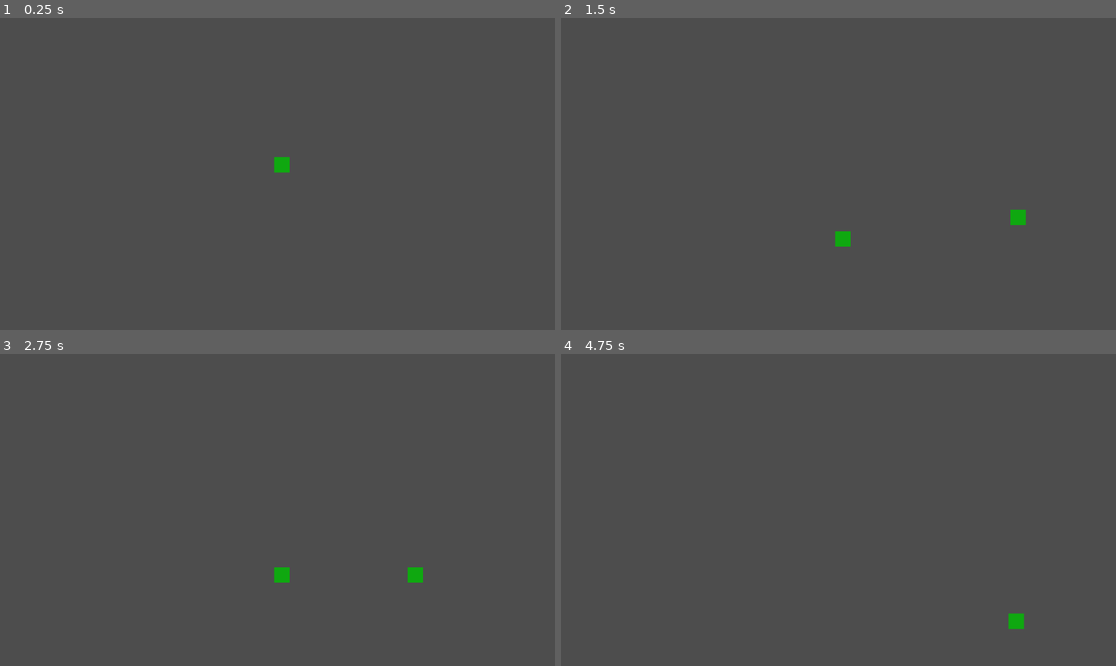
Above: before the commit, frames 1-4 (two rows, left to right).
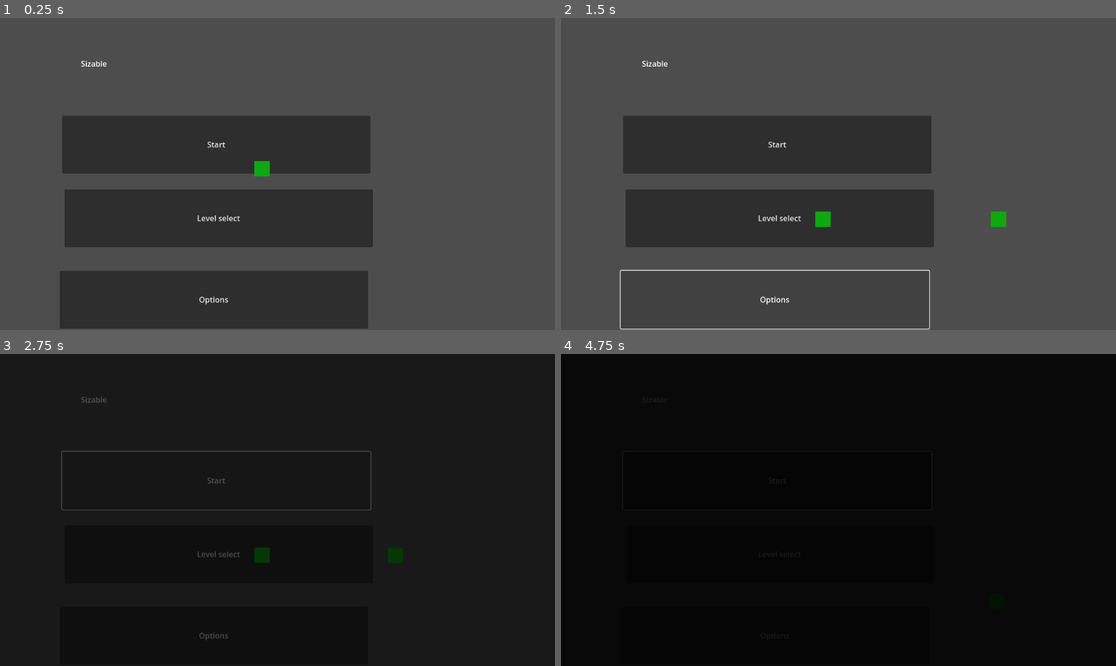
Above: after the commit, the same moments.

Repository: E-Be/GMTK_GJ2024
Game: Godot game, scene res://scenes/world.tscn
Same seed, same stepped clock (60 frames per second), same inputs: the game is played once before the commit and once after it.
Inputs (mouse positions are in pixels of both pictures, inside the frame that each line leads up to):
- Up to frame 1 (0.25 s): no input
- Up to frame 2 (1.5 s): click (777, 217) at 0.5 s, where only the run after the commit has a clickable "Level select"; click (777, 298) at 1.25 s, where only the run after the commit has a clickable "Options"
- Up to frame 3 (2.75 s): click (216, 481) at 2 s, where only the run after the commit has a clickable "Start"
- Up to frame 4 (4.75 s): click (777, 481) at 2.75 s, where only the run after the commit has a clickable "Start"; move the mouse to (960, 494) at 3.52 s; hold D (move_right) from 3.53 s (still down); tap S (look_down) at 3.6 s; tap Space (jump) at 3.77, 4.52 s; move the mouse to (727, 525) at 4.27 s; tap W (look_up) at 4.35 s

The runs differ from the first frame. In frame 1, 31% of the frame differs, in the area x 10-68%, y 13-100%; in frame 2, 21%; in frame 3, 99%; in frame 4, 100%, in the area x 0-100%, y 0-100%.

Commit message:
Beggining of scene manager

Diff:
--- /dev/null
+++ b/autoload/scene_manager.gd
@@ -0,0 +1,17 @@
+extends CanvasLayer
+
+@onready var animation_player = $AnimationPlayer
+@onready var color_rect = $ColorRect
+
+func _ready():
+	setVisible(false)
+
+func transition():
+	setVisible(true)
+	animation_player.play("fade_to_black")
+
+func setVisible(visible: bool):
+	color_rect.visible = visible
+
+func fadeToNormal():
+	animation_player.play("fade_to_transparent")
--- /dev/null
+++ b/autoload/scene_manager.tscn
@@ -0,0 +1,100 @@
+[gd_scene load_steps=6 format=3 uid="uid://cubbr7uyh7tei"]
+
+[ext_resource type="Script" path="res://autoload/scene_manager.gd" id="1_o1r04"]
+
+[sub_resource type="Animation" id="Animation_mj67u"]
+length = 0.001
+tracks/0/type = "value"
+tracks/0/imported = false
+tracks/0/enabled = true
+tracks/0/path = NodePath("ColorRect:color")
+tracks/0/interp = 1
+tracks/0/loop_wrap = true
+tracks/0/keys = {
+"times": PackedFloat32Array(0),
+"transitions": PackedFloat32Array(1),
+"update": 0,
+"values": [Color(0, 0, 0, 0)]
+}
+
+[sub_resource type="Animation" id="Animation_bkm1d"]
+resource_name = "fade_to_black"
+length = 1.5
+tracks/0/type = "value"
+tracks/0/imported = false
+tracks/0/enabled = true
+tracks/0/path = NodePath("ColorRect:color")
+tracks/0/interp = 1
+tracks/0/loop_wrap = true
+tracks/0/keys = {
+"times": PackedFloat32Array(0, 1),
+"transitions": PackedFloat32Array(1, 1),
+"update": 0,
+"values": [Color(0, 0, 0, 0), Color(0, 0, 0, 1)]
+}
+tracks/1/type = "method"
+tracks/1/imported = false
+tracks/1/enabled = true
+tracks/1/path = NodePath(".")
+tracks/1/interp = 1
+tracks/1/loop_wrap = true
+tracks/1/keys = {
+"times": PackedFloat32Array(1.5),
+"transitions": PackedFloat32Array(1),
+"values": [{
+"args": [],
+"method": &"fadeToNormal"
+}]
+}
+
+[sub_resource type="Animation" id="Animation_ps68r"]
+resource_name = "fade_to_transparent"
+tracks/0/type = "value"
+tracks/0/imported = false
+tracks/0/enabled = true
+tracks/0/path = NodePath("ColorRect:color")
+tracks/0/interp = 1
+tracks/0/loop_wrap = true
+tracks/0/keys = {
+"times": PackedFloat32Array(0, 1),
+"transitions": PackedFloat32Array(1, 1),
+"update": 0,
+"values": [Color(0, 0, 0, 1), Color(0, 0, 0, 0)]
+}
+tracks/1/type = "method"
+tracks/1/imported = false
+tracks/1/enabled = true
+tracks/1/path = NodePath(".")
+tracks/1/interp = 1
+tracks/1/loop_wrap = true
+tracks/1/keys = {
+"times": PackedFloat32Array(1),
+"transitions": PackedFloat32Array(1),
+"values": [{
+"args": [false],
+"method": &"setVisible"
+}]
+}
+
+[sub_resource type="AnimationLibrary" id="AnimationLibrary_cx055"]
+_data = {
+"RESET": SubResource("Animation_mj67u"),
+"fade_to_black": SubResource("Animation_bkm1d"),
+"fade_to_transparent": SubResource("Animation_ps68r")
+}
+
+[node name="TransitionScreen" type="CanvasLayer"]
+script = ExtResource("1_o1r04")
+
+[node name="ColorRect" type="ColorRect" parent="."]
+anchors_preset = 15
+anchor_right = 1.0
+anchor_bottom = 1.0
+grow_horizontal = 2
+grow_vertical = 2
+color = Color(0, 0, 0, 0)
+
+[node name="AnimationPlayer" type="AnimationPlayer" parent="."]
+libraries = {
+"": SubResource("AnimationLibrary_cx055")
+}
--- a/project.godot
+++ b/project.godot
@@ -14,6 +14,10 @@
 run/main_scene="res://scenes/world.tscn"
 config/features=PackedStringArray("4.2", "GL Compatibility")
 config/icon="res://icon.svg"
+
+[autoload]
+
+SceneManager="*res://autoload/scene_manager.tscn"
 
 [input]
 
--- /dev/null
+++ b/scenes/title_screen.tscn
@@ -0,0 +1,51 @@
+[gd_scene load_steps=3 format=3 uid="uid://6xf46usgtirp"]
+
+[ext_resource type="Script" path="res://scripts/title_screen.gd" id="1_be6yt"]
+
+[sub_resource type="Theme" id="Theme_68fwr"]
+
+[node name="TitleScreen" type="Control"]
+layout_mode = 3
+anchors_preset = 15
+anchor_right = 1.0
+anchor_bottom = 1.0
+grow_horizontal = 2
+grow_vertical = 2
+script = ExtResource("1_be6yt")
+
+[node name="Label" type="Label" parent="."]
+layout_mode = 0
+offset_left = 168.0
+offset_top = 83.0
+offset_right = 222.0
+offset_bottom = 106.0
+text = "Sizable"
+
+[node name="StartButton" type="Button" parent="."]
+layout_mode = 0
+offset_left = 129.0
+offset_top = 203.0
+offset_right = 769.0
+offset_bottom = 323.0
+theme = SubResource("Theme_68fwr")
+text = "Start"
+
+[node name="Button2" type="Button" parent="."]
+layout_mode = 0
+offset_left = 134.0
+offset_top = 356.0
+offset_right = 774.0
+offset_bottom = 476.0
+text = "Level select
+"
+
+[node name="Button3" type="Button" parent="."]
+layout_mode = 0
+offset_left = 124.0
+offset_top = 525.0
+offset_right = 764.0
+offset_bottom = 645.0
+text = "Options
+"
+
+[connection signal="pressed" from="StartButton" to="." method="_on_start_button_pressed"]
--- a/scenes/world.tscn
+++ b/scenes/world.tscn
@@ -1,18 +1,20 @@
-[gd_scene load_steps=3 format=3 uid="uid://53yh466f45gl"]
+[gd_scene load_steps=4 format=3 uid="uid://53yh466f45gl"]
 
+[ext_resource type="PackedScene" uid="uid://6xf46usgtirp" path="res://scenes/title_screen.tscn" id="1_3mt1e"]
 [ext_resource type="PackedScene" uid="uid://crwf1ea2sv08o" path="res://scenes/player.tscn" id="1_jt6cq"]
 
 [sub_resource type="RectangleShape2D" id="RectangleShape2D_seiph"]
 size = Vector2(426, 20)
 
 [node name="World" type="Node2D"]
-position = Vector2(590, 403)
+
+[node name="TitleScreen" parent="." instance=ExtResource("1_3mt1e")]
 
 [node name="Player" parent="." instance=ExtResource("1_jt6cq")]
-position = Vector2(-5, -130)
+position = Vector2(544, 281)
 
 [node name="StaticBody2D" type="StaticBody2D" parent="."]
-position = Vector2(3, 76)
+position = Vector2(548, 438)
 
 [node name="CollisionShape2D" type="CollisionShape2D" parent="StaticBody2D"]
 shape = SubResource("RectangleShape2D_seiph")
--- /dev/null
+++ b/scripts/title_screen.gd
@@ -0,0 +1,7 @@
+extends Control
+
+
+
+func _on_start_button_pressed():
+	SceneManager.transition()
+	pass # Replace with function body.
Not shown, added: scenes/worD2B3.tmp
